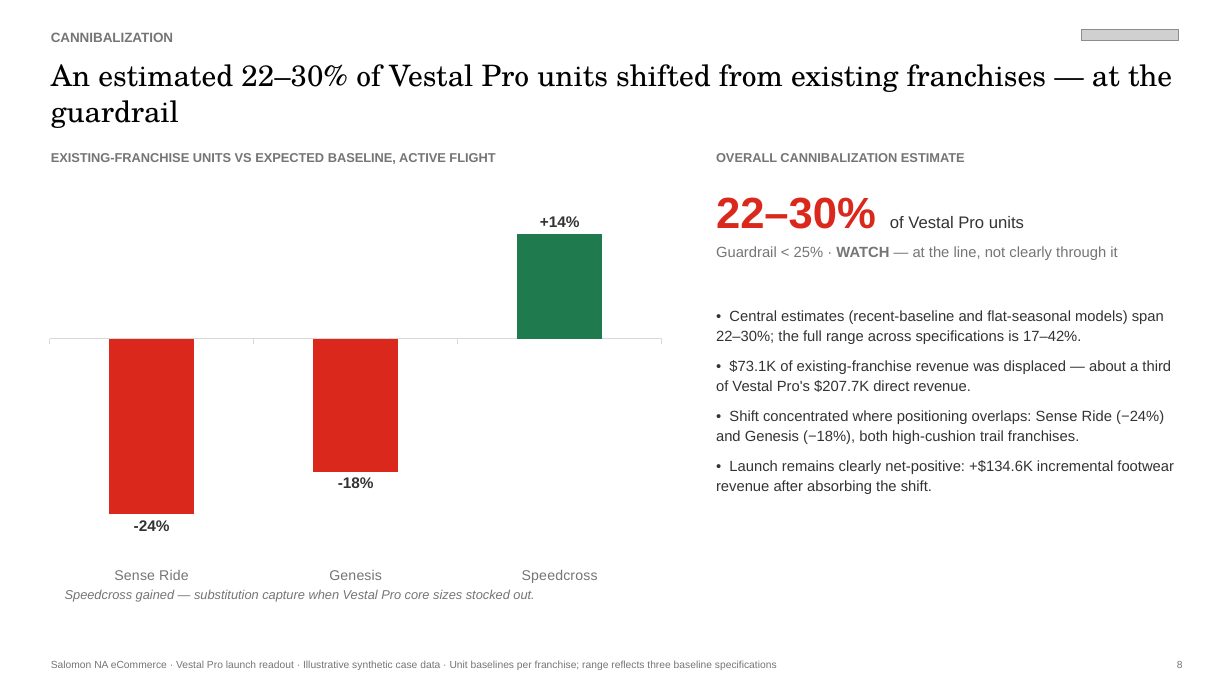
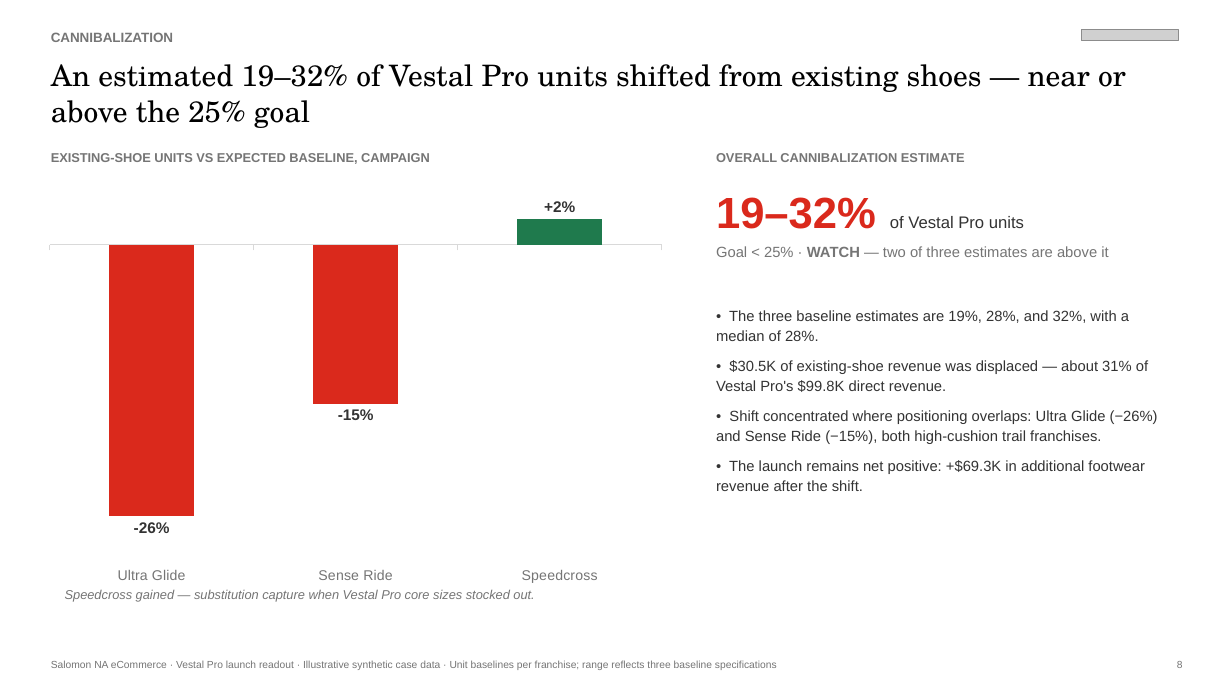
Before and after one commit to andersone17/salomon_case, a slide deck: slide 7 of deliverables/VestalPro_Campaign_Readout.pptx. Drawn at 1232x693 pixels with LibreOffice and Linux fonts; fonts in the diff are those of the drawing; grey boxes stand for pictures. Boxes give left, top, right and bottom in pixels: in the first picture for what was removed or moved away, otherwise in the second. Text is boxed around its words. In the diff, an @@ line names an element or a change of style, - is before the commit and + after.

Commit message:
added ultra glide shoe

```diff
--- a/deliverables/VestalPro_Campaign_Readout.pptx
+++ b/deliverables/VestalPro_Campaign_Readout.pptx
@@ text at (51,64,1126,128): text changed @@
-An estimated 22–30% of Vestal Pro units shifted from existing franchises — at the guardrail
+An estimated 19–32% of Vestal Pro units shifted from existing shoes — near or above the 25% goal
@@ text at (51,153,430,164): text changed @@
-EXISTING-FRANCHISE UNITS VS EXPECTED BASELINE, ACTIVE FLIGHT
+EXISTING-SHOE UNITS VS EXPECTED BASELINE, CAMPAIGN
@@ column chart at (37,185,675,592) @@
-categories: Sense Ride, Genesis, Speedcross
+categories: Ultra Glide, Sense Ride, Speedcross
-Series 1: -0.24, -0.18, 0.14
+Series 1: -0.26, -0.15, 0.02
@@ text at (716,197,1108,257): text changed @@
-22–30% of Vestal Pro units
-Guardrail < 25% · WATCH — at the line, not clearly through it
+19–32% of Vestal Pro units
+Goal < 25% · WATCH — two of three estimates are above it
@@ text at (716,310,1158,491): text changed @@
-• Central estimates (recent-baseline and flat-seasonal models) span 22–30%; the full range across specifications is 17–42%.
-• $73.1K of existing-franchise revenue was displaced — about a third of Vestal Pro's $207.7K direct revenue.
-• Shift concentrated where positioning overlaps: Sense Ride (−24%) and Genesis (−18%), both high-cushion trail franchises.
-• Launch remains clearly net-positive: +$134.6K incremental footwear revenue after absorbing the shift.
+• The three baseline estimates are 19%, 28%, and 32%, with a median of 28%.
+• $30.5K of existing-shoe revenue was displaced — about 31% of Vestal Pro's $99.8K direct revenue.
+• Shift concentrated where positioning overlaps: Ultra Glide (−26%) and Sense Ride (−15%), both high-cushion trail franchises.
+• The launch remains net positive: +$69.3K in additional footwear revenue after the shift.
```
Also in this commit, not shown: 1 other slide changed, 10 other files.
